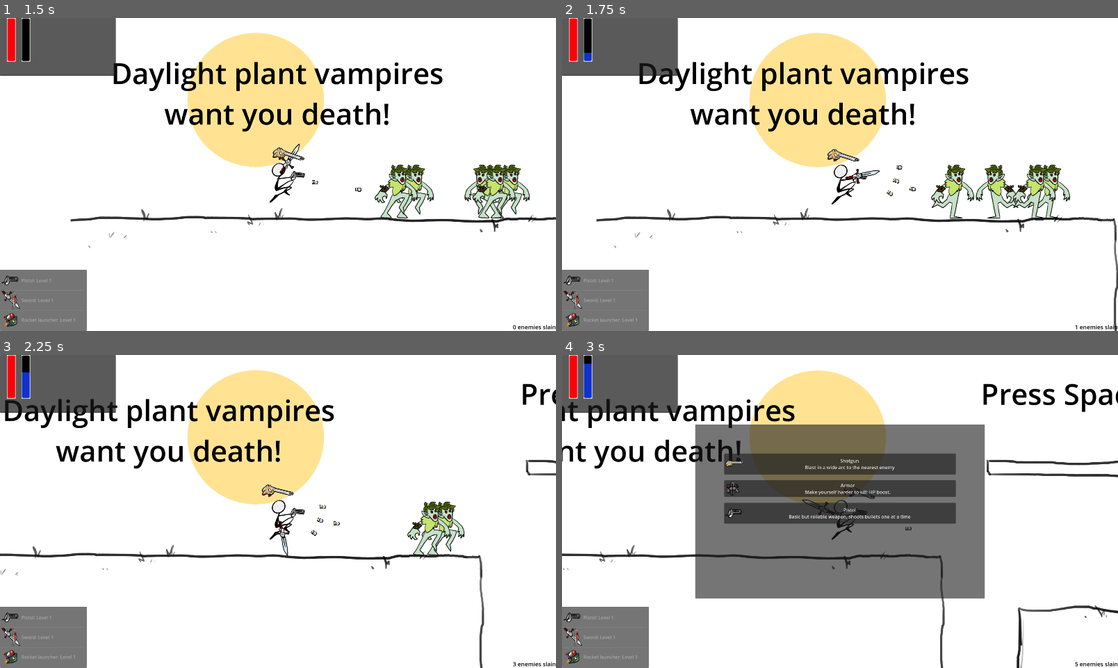
Above: before the commit, frames 1-4 (two rows, left to right).
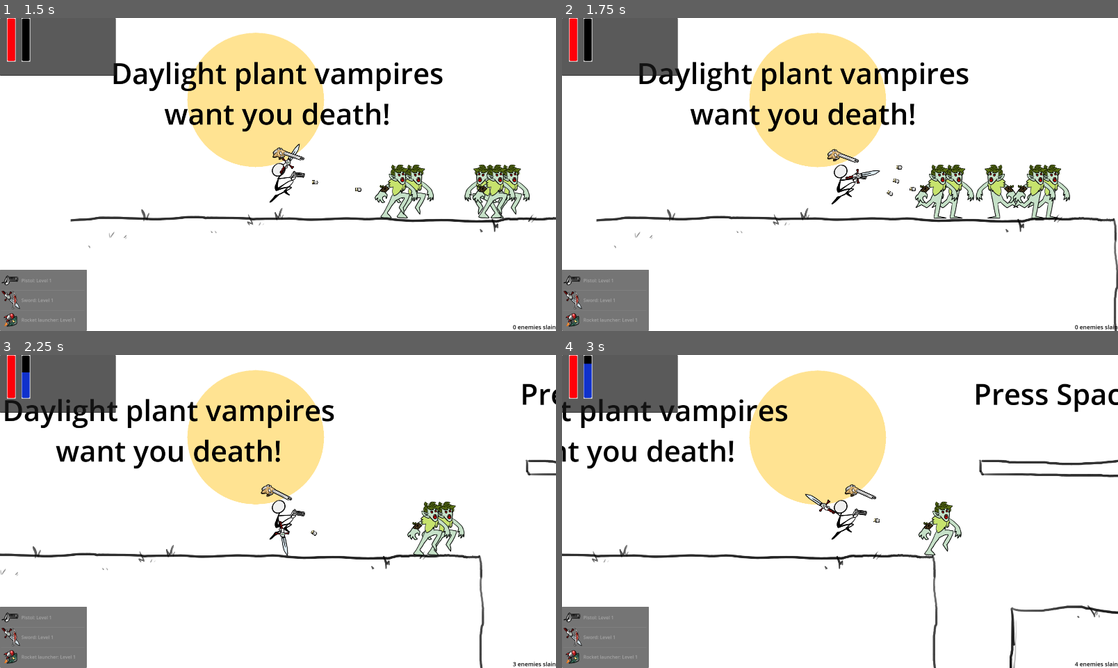
Above: after the commit, the same moments.

Repository: ricargoes/green-dusk
Game: Godot game, scene res://scenes/game.tscn
Two runs of this game, one before a commit and one after it. Both use one fixed random seed, a clock stepped at 60 frames per second and the inputs below. The engine's default icon, where the game draws it, is replaced by a stand-in: a white triangle on a blue panel in a dark square.
Inputs:
- Up to frame 1 (1.5 s): click "Rocket launcher Slow but powe…" at 0.5 s; tap Space (jump) at 1.25 s
- Up to frame 2 (1.75 s): tap Space (jump) at 1.52 s
- Up to frame 3 (2.25 s): tap Space (jump) at 2 s
- Up to frame 4 (3 s): tap Space (jump) at 2.27, 2.75 s

Frame 1 is identical in both runs. In frame 2, 0.6% of the frame differs, in the area x 3-93%, y 11-100%; in frame 3, 0.2%; in frame 4, 33%, in the area x 0-100%, y 9-100%.

Commit message:
4th terrain chunk

Diff:
--- a/scenes/enemies/basic_enemy.tscn
+++ b/scenes/enemies/basic_enemy.tscn
@@ -25,6 +25,7 @@
 [node name="BasicEnemy" instance=ExtResource("1_8tfco")]
 script = ExtResource("2_cxugm")
 speed = 200
+max_life_points = 30.0
 
 [node name="Sprite2D" parent="." index="0"]
 sprite_frames = SubResource("SpriteFrames_wio7a")
--- a/scenes/enemies/enermy.gd
+++ b/scenes/enemies/enermy.gd
@@ -45,6 +45,8 @@
 			body.hurt(contact_dps*delta)
 
 func hurt(damage: float):
+	if not is_inside_tree():
+		return
 	var hero = get_tree().get_first_node_in_group("hero")
 	hero.steal_life(damage)
 	life_points -= damage
--- a/scenes/enemies/flying_enemy.gd
+++ b/scenes/enemies/flying_enemy.gd
@@ -7,19 +7,22 @@
 @export
 var wander_speed := Vector2(-300, 200)
 @export
-var attack_speed: float = 600
+var attack_speed: float = 500
 @export
 var attack_range: int = 500
 
 func _process(delta: float) -> void:
+	if not is_inside_tree():
+		return
 	var hero: Node2D = get_tree().get_first_node_in_group("hero")
 	var distance_to_hero = hero.global_position - global_position
 	if distance_to_hero.length() < attack_range:
 		velocity = distance_to_hero.normalized()* attack_speed
-		$Sprite2D.scale.x = 1 if velocity.x < 0 else -1
 	else:
 		wander_speed.y *= -1 if (global_position.y < wander_upper_limit and wander_speed.y < 0) or (global_position.y > wander_lower_limit and wander_speed.y > 0)  else 1
+		wander_speed.x *= 1 if sign(distance_to_hero.x)*sign(velocity.x) > 0 else -1
 		velocity = wander_speed
+	$Sprite2D.scale.x = 1 if velocity.x < 0 else -1
 
 	move_and_slide()
 
--- a/scenes/enemies/flying_enemy.tscn
+++ b/scenes/enemies/flying_enemy.tscn
@@ -28,7 +28,7 @@
 wander_upper_limit = 200.0
 wander_lower_limit = 500.0
 wander_speed = Vector2(-300, 200)
-attack_speed = 600.0
+attack_speed = 500.0
 attack_range = 500
 resource_type = 2
 
--- a/scenes/game.gd
+++ b/scenes/game.gd
@@ -8,6 +8,8 @@
 const TERRAINS_SCENES = [
 	preload("res://scenes/terrain/terrain_chunk_1.tscn"),
 	preload("res://scenes/terrain/terrain_chunk_2.tscn"),
+	preload("res://scenes/terrain/terrain_chunk_3.tscn"),
+	preload("res://scenes/terrain/terrain_chunk_4.tscn"),
 ]
 var last_terrain_position := Vector2.ZERO
 
--- a/scenes/powerups/antiair_bird.gd
+++ b/scenes/powerups/antiair_bird.gd
@@ -13,6 +13,8 @@
 	$Cooldown.wait_time = cooldown_time - 0.5
 
 func _process(delta: float) -> void:
+	if not is_inside_tree():
+		return
 	if target == null or target.dead:
 		var min_distance = null
 		var hero: Node2D = get_tree().get_first_node_in_group("hero")
@@ -20,7 +22,7 @@
 			if not enemy.is_in_group("airborne"):
 				continue
 			var distance_squared_to_hero = hero.global_position.distance_squared_to(enemy.global_position)
-			if min_distance != null and distance_squared_to_hero < min_distance:
+			if min_distance == null or distance_squared_to_hero < min_distance:
 				min_distance = distance_squared_to_hero
 				target = enemy
 		if target != null and not target.dead:
--- a/scenes/terrain/terrain_chunk_3.tscn
+++ b/scenes/terrain/terrain_chunk_3.tscn
@@ -1,7 +1,9 @@
-[gd_scene load_steps=7 format=3 uid="uid://ble53r5wbcn2e"]
+[gd_scene load_steps=9 format=3 uid="uid://ble53r5wbcn2e"]
 
 [ext_resource type="PackedScene" uid="uid://ccld1bpjx1tau" path="res://scenes/terrain/terrain_chunk_base.tscn" id="1_y8wmj"]
 [ext_resource type="Texture2D" uid="uid://bblbfii3h2u6y" path="res://resources/sprites/Environment/Floor/chunk3Floor.png" id="2_6kbyr"]
+[ext_resource type="PackedScene" uid="uid://bqlyqc1ygoqus" path="res://scenes/enemies/spawner.tscn" id="3_krvt5"]
+[ext_resource type="PackedScene" uid="uid://bu35il1yoex0l" path="res://scenes/activador.tscn" id="4_0drdk"]
 
 [sub_resource type="RectangleShape2D" id="RectangleShape2D_dnyoe"]
 size = Vector2(685, 51)
@@ -19,6 +21,23 @@
 
 [node name="Sprite2D" parent="." index="0"]
 texture = ExtResource("2_6kbyr")
+
+[node name="Spawner" parent="Enemies" index="0" instance=ExtResource("3_krvt5")]
+position = Vector2(1483, 737)
+spawning_resource = 1
+spawning_frequency = 10.0
+
+[node name="Spawner2" parent="Enemies" index="1" node_paths=PackedStringArray("destination", "activator") instance=ExtResource("3_krvt5")]
+position = Vector2(3992, 288)
+spawning_frequency = 30.0
+destination = NodePath("../../Helpers/Marker2D")
+activator = NodePath("../../Helpers/Activator")
+
+[node name="Activator" parent="Helpers" index="0" instance=ExtResource("4_0drdk")]
+position = Vector2(0, 413)
+
+[node name="Marker2D" type="Marker2D" parent="Helpers" index="1"]
+position = Vector2(8416, 381)
 
 [node name="CollisionPolygon2D" type="CollisionPolygon2D" parent="Hitboxes" index="0"]
 polygon = PackedVector2Array(-3, 701, -3, 1078, 3602, 1076, 3564, 939, 3593, 751, 3633, 731, 3640, 697, 3290, 688, 2684, 605, 2612, 564, 2394, 564, 2306, 544, 2205, 679, 2013, 747, 1837, 817, 1758, 858, 1681, 870, 1126, 868, 1008, 840, 895, 734, 848, 545, 733, 552, 602, 612, 341, 674, 152, 700)
--- /dev/null
+++ b/scenes/terrain/terrain_chunk_4.tscn
@@ -0,0 +1,73 @@
+[gd_scene load_steps=9 format=3 uid="uid://domb4gh16td3l"]
+
+[ext_resource type="PackedScene" uid="uid://ccld1bpjx1tau" path="res://scenes/terrain/terrain_chunk_base.tscn" id="1_lmscf"]
+[ext_resource type="Texture2D" uid="uid://bxwttqu5tbqu8" path="res://resources/sprites/Environment/Floor/chunk4Floor.png" id="2_l3nf5"]
+[ext_resource type="PackedScene" uid="uid://bqlyqc1ygoqus" path="res://scenes/enemies/spawner.tscn" id="3_e3wur"]
+[ext_resource type="PackedScene" uid="uid://bu35il1yoex0l" path="res://scenes/activador.tscn" id="4_cgn8n"]
+
+[sub_resource type="RectangleShape2D" id="RectangleShape2D_wy3s8"]
+size = Vector2(1174, 376.5)
+
+[sub_resource type="RectangleShape2D" id="RectangleShape2D_h4ru6"]
+size = Vector2(1203, 197)
+
+[sub_resource type="RectangleShape2D" id="RectangleShape2D_i33cn"]
+size = Vector2(1750, 141)
+
+[sub_resource type="RectangleShape2D" id="RectangleShape2D_4y0u6"]
+size = Vector2(687, 47)
+
+[node name="TerrainChunk4" instance=ExtResource("1_lmscf")]
+
+[node name="Sprite2D" parent="." index="0"]
+texture = ExtResource("2_l3nf5")
+
+[node name="Spawner" parent="Enemies" index="0" node_paths=PackedStringArray("destination", "activator") instance=ExtResource("3_e3wur")]
+position = Vector2(5873, 509)
+spawning_resource = 1
+spawning_frequency = 20.0
+destination = NodePath("../../Helpers/Marker2D")
+activator = NodePath("../../Helpers/Activator")
+
+[node name="Spawner2" parent="Enemies" index="1" node_paths=PackedStringArray("destination", "activator") instance=ExtResource("3_e3wur")]
+position = Vector2(4426, 780)
+spawning_frequency = 20.0
+destination = NodePath("../../Helpers/Marker2D2")
+activator = NodePath("../../Helpers/Activator2")
+
+[node name="Marker2D" type="Marker2D" parent="Helpers" index="0"]
+position = Vector2(7446, 498)
+
+[node name="Marker2D2" type="Marker2D" parent="Helpers" index="1"]
+position = Vector2(5443, 170)
+
+[node name="Activator" parent="Helpers" index="2" instance=ExtResource("4_cgn8n")]
+position = Vector2(4219, 513)
+
+[node name="Activator2" parent="Helpers" index="3" instance=ExtResource("4_cgn8n")]
+position = Vector2(1646, 442)
+
+[node name="CollisionShape2D" type="CollisionShape2D" parent="Hitboxes" index="0"]
+position = Vector2(3581, 892.75)
+shape = SubResource("RectangleShape2D_wy3s8")
+
+[node name="CollisionShape2D2" type="CollisionShape2D" parent="Hitboxes" index="1"]
+position = Vector2(4955.5, 979.5)
+shape = SubResource("RectangleShape2D_h4ru6")
+
+[node name="CollisionShape2D3" type="CollisionShape2D" parent="Hitboxes" index="2"]
+position = Vector2(6673, 685.5)
+shape = SubResource("RectangleShape2D_i33cn")
+
+[node name="CollisionShape2D4" type="CollisionShape2D" parent="Hitboxes" index="3"]
+position = Vector2(9948.5, 392.5)
+shape = SubResource("RectangleShape2D_4y0u6")
+
+[node name="CollisionPolygon2D" type="CollisionPolygon2D" parent="Hitboxes" index="4"]
+polygon = PackedVector2Array(2, 708, 1, 1075, 2849, 1075, 2851, 879, 2428, 888, 2295, 873, 1858, 865, 1636, 771, 1448, 714, 1330, 717, 1132, 653, 711, 646, 617, 683, 486, 700)
+
+[node name="CollisionPolygon2D2" type="CollisionPolygon2D" parent="Hitboxes" index="5"]
+polygon = PackedVector2Array(1742, 427, 2249, 378, 2899, 372, 2899, 419, 2268, 427, 1753, 476)
+
+[node name="CollisionPolygon2D3" type="CollisionPolygon2D" parent="Hitboxes" index="6"]
+polygon = PackedVector2Array(7920, 1077, 11518, 1073, 11518, 696, 11278, 693, 10930, 617, 10800, 555, 10672, 549, 10623, 739, 10511, 833, 10361, 872, 9833, 870, 9675, 819, 9487, 737, 9318, 680, 9245, 598, 9213, 548, 8908, 566, 8785, 618, 8202, 683, 8047, 688, 7886, 701, 7884, 734, 7926, 759, 7957, 852, 7953, 963)
--- a/scenes/terrain/terrain_chunk_base.tscn
+++ b/scenes/terrain/terrain_chunk_base.tscn
@@ -7,11 +7,15 @@
 [node name="Sprite2D" type="Sprite2D" parent="."]
 texture = ExtResource("1_403ec")
 offset = Vector2(5760, 540)
+metadata/_edit_lock_ = true
 
 [node name="Enemies" type="Node2D" parent="."]
+metadata/_edit_lock_ = true
 
 [node name="Helpers" type="Node2D" parent="."]
+metadata/_edit_lock_ = true
 
 [node name="Hitboxes" type="StaticBody2D" parent="."]
 collision_layer = 4
 collision_mask = 7
+metadata/_edit_lock_ = true
